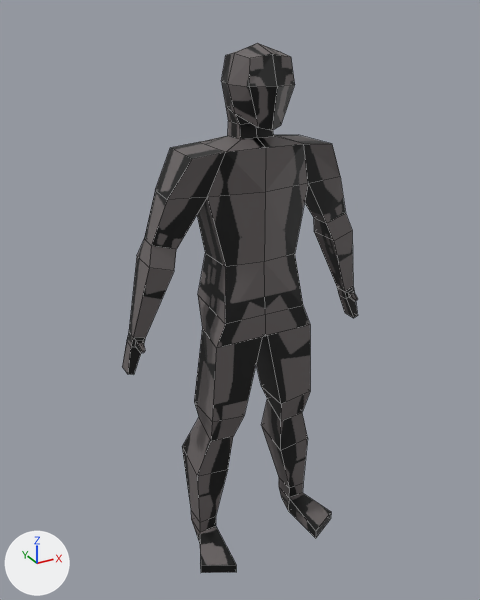
The Blender file Jan_2024/HumanArmature.blend, before and after one commit.
One viewpoint serves both versions: a camera (50 mm lens) standing at (-1.035, -1.813, 1.867) and looking at (-0.042, -0.007, 0.964). Lighting does not change. The marker at lower left points along +X, +Y and +Z. Mesh edges are drawn as thin lines.

Names of what the first picture shows: 'Arm', 'Body', 'Foot', 'Hand', 'Head', 'Leg'.
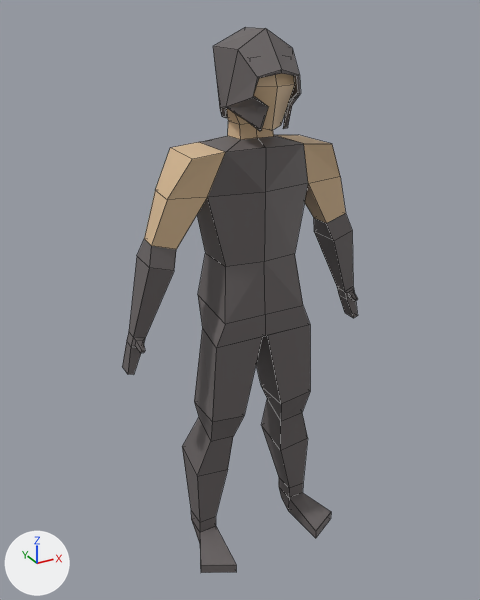
Boxes [x1, y1, x2, y2] around the edits, measured in the pictures (480 x 600 px):
'Arm', surface changed, recoloured (grey to brown): [144, 135, 345, 249] in both
'Head', surface changed, recoloured (black to brown): [221, 43, 295, 140] in both
'Helmet', added: after [213, 27, 301, 131]
part 1 of me_body, surface changed (black to grey): [197, 135, 310, 348] in both
part 2 of me_cube_002, surface changed (black to grey): [182, 399, 331, 573] in both
part 3 of me_cube_003, surface changed (black to grey): [194, 325, 310, 441] in both

Patch to the scene script:
```diff
--- a/Jan_2024/HumanArmature.blend.py
+++ b/Jan_2024/HumanArmature.blend.py
@@ img_human @@
-img_human = load_image('Human', 'Human_base.png', 512, 512, 'sRGB')
+img_human = load_image('Human', 'Human_iron_armor.png', 512, 512, 'sRGB')
@@ img_human_base_png @@
+img_human_base_png = load_image('Human_base.png', 'Human_base.png', 512, 512, 'sRGB')
@@ mat_skin @@
+mat_skin = principled_material('Skin')
+mat_skin.texture = img_human_base_png
@@ me_body @@
 me_body.from_pydata(...)  # 38 vertices, 39 faces; spans x -0.183..0.183, y -0.104..0.098, z 0.861..1.506
 # used by ob_body; location = (0.0, 0.0, 0.0)
+# me_body part 1: texture (UV) coordinates of 39 of 39 faces, centred in x -0.16..0.16, y -0.104..0.09, z 0.861..1.506, changed; they spanned u 0.0..0.94, v 0.0..0.99 and now span u 0.01..0.96, v 0.01..0.99
 me_body.materials.append(mat_material)
@@ me_cube_002 @@
 me_cube_002.from_pydata(...)  # 48 vertices, 44 faces; spans x -0.287..0.287, y -0.218..0.093, z 0.0..0.522
 # used by ob_foot; location = (0.0, 0.0, 0.0)
+# me_cube_002 part 2: texture (UV) coordinates of 44 of 44 faces, centred in x -0.259..0.259, y -0.188..0.066, z 0.0..0.494, changed; they spanned u 0.01..0.97, v 0.01..0.84 and now span u 0.01..0.98, v 0.01..0.96
 me_cube_002.materials.append(mat_material)
@@ me_cube_003 @@
 me_cube_003.from_pydata(...)  # 24 vertices, 20 faces; spans x -0.201..0.201, y -0.104..0.052, z 0.467..0.861
 # used by ob_leg; location = (0.0, 0.0, 0.0)
+# me_cube_003 part 3: texture (UV) coordinates of 20 of 20 faces, centred in x -0.196..0.196, y -0.102..0.048, z 0.494..0.861, changed; they spanned u 0.0..0.87, v 0.0..0.86 and now span u 0.01..0.86, v 0.01..0.99
 me_cube_003.materials.append(mat_material)
@@ me_cube_004 @@
 me_cube_004.from_pydata(...)  # 28 vertices, 22 faces; spans x -0.358..0.358, y -0.093..0.091, z 1.194..1.484
 # used by ob_arm; location = (0.0, 0.0, 0.0)
-me_cube_004.materials.append(mat_material)  # picture img_human
+# me_cube_004 part 4: texture (UV) coordinates of 22 of 22 faces, centred in x -0.33..0.33, y -0.074..0.074, z 1.206..1.48, changed; they spanned u 0.29..0.98, v 0.01..0.93 and now span u 0.01..0.98, v 0.01..0.99
+me_cube_004.materials.append(mat_skin)  # picture img_human_base_png
@@ me_cube_005 @@
 me_cube_005.from_pydata(...)  # 38 vertices, 38 faces; spans x -0.099..0.099, y -0.147..0.072, z 1.505..1.775
-me_cube_005.materials.append(mat_material)  # picture img_human
+me_cube_005.materials.append(mat_skin)  # picture img_human_base_png
@@ me_helmet @@
+me_helmet.from_pydata(...)  # 54 vertices, 52 faces; spans x -0.112..0.112, y -0.169..0.102, z 1.54..1.813
+me_helmet.materials.append(mat_material)  # picture img_human
@@ ob_helmet @@
+ob_helmet = bpy.data.objects.new('Helmet', me_helmet)
+ob_helmet.location = (0.0, 0.0, 0.002)
```
